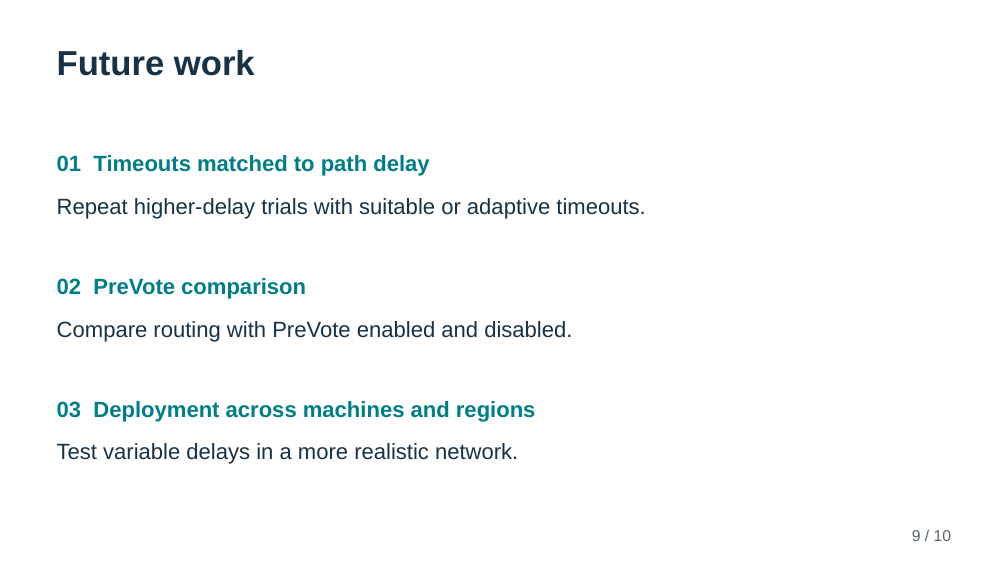
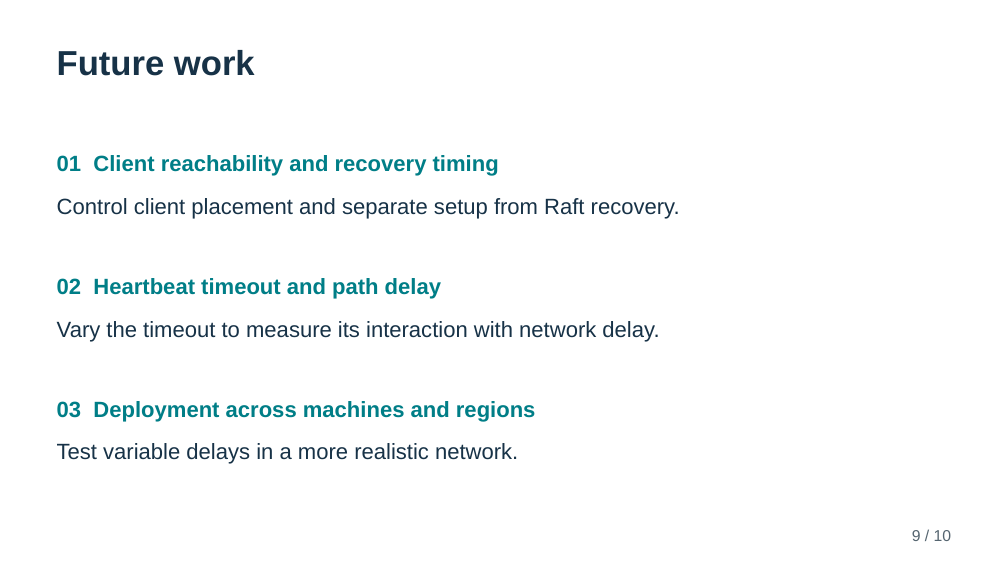
Before and after one commit to TheArtemis/II2202-HT26-Research-Methodology-and-Scientific-Writing, a slide deck: slide 9 of docs/presentation/II2202-final-presentation.pptx. Drawn at 1008x567 pixels with LibreOffice and Linux fonts; fonts in the diff are those of the drawing. Boxes give left, top, right and bottom in pixels: in the first picture for what was removed or moved away, otherwise in the second. Text is boxed around its words. In the diff, an @@ line names an element or a change of style, - is before the commit and + after.

```diff
--- a/docs/presentation/II2202-final-presentation.pptx
+++ b/docs/presentation/II2202-final-presentation.pptx
@@ text at (57,155,499,176): text changed @@
-01 Timeouts matched to path delay
+01 Client reachability and recovery timing
@@ text at (57,198,680,219): text changed @@
-Repeat higher-delay trials with suitable or adaptive timeouts.
+Control client placement and separate setup from Raft recovery.
@@ text at (57,278,441,299): text changed @@
-02 PreVote comparison
+02 Heartbeat timeout and path delay
@@ text at (57,321,659,342): text changed @@
-Compare routing with PreVote enabled and disabled.
+Vary the timeout to measure its interaction with network delay.
```
Also in this commit, not shown: 4 other slides changed, 1 slide added, 1 slide removed, 2 other files.
